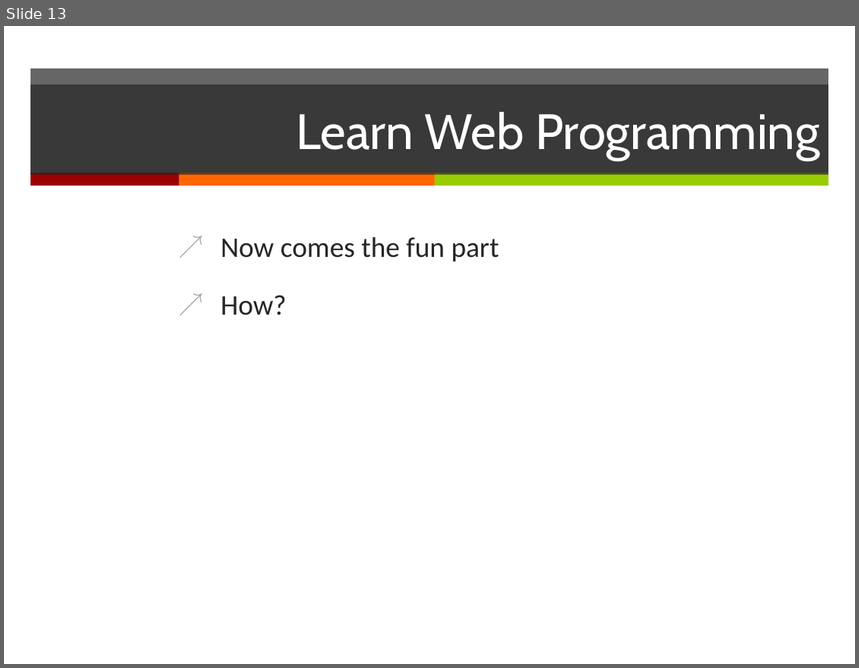
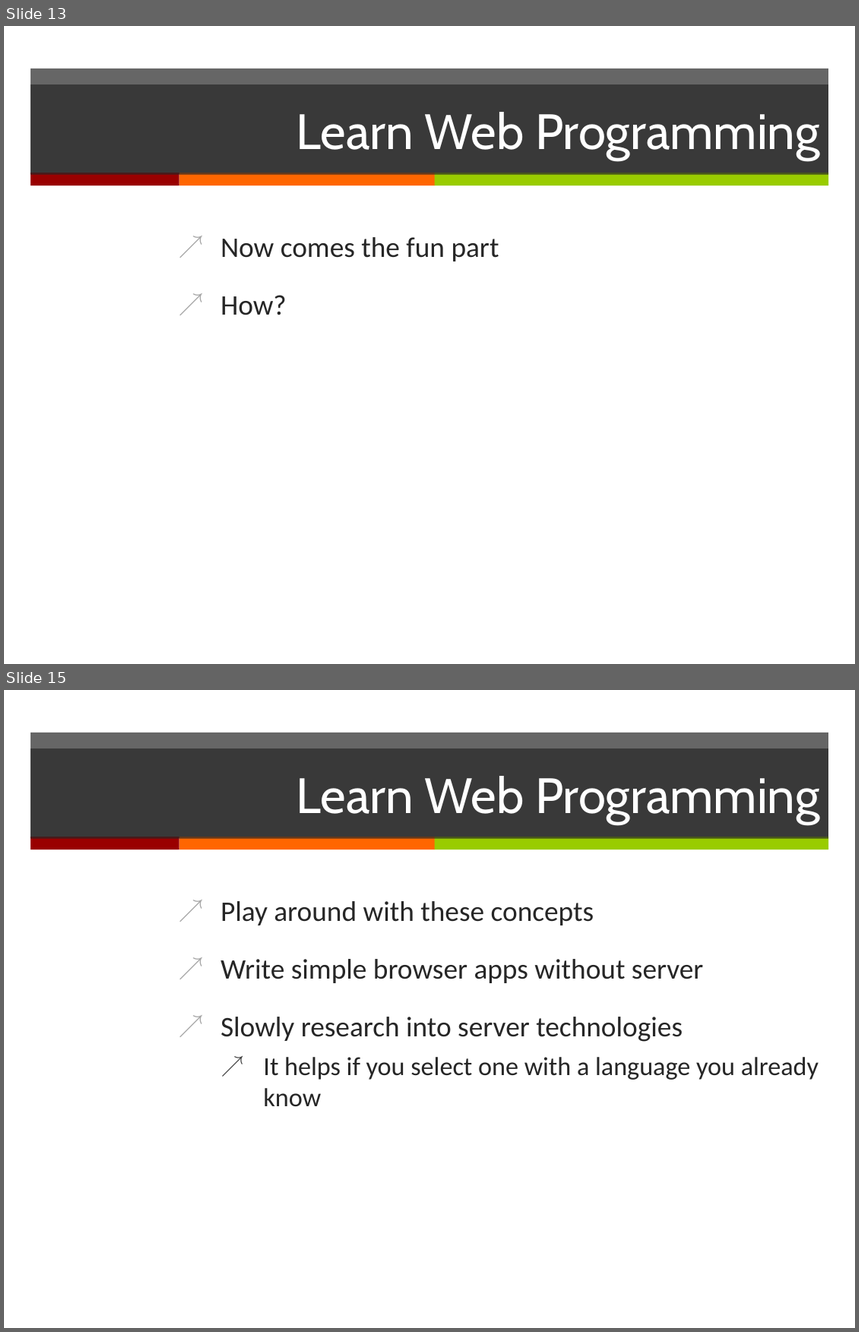
Before and after one commit to erkinun/slides, a slide deck: learn.pptx. Shown one above the other, each under a label of ours: slide 13 before the commit, slides 13 and 15 after it; the slides between them are not shown. The pictures are 859x668 and 859x1332 pixels, drawn with LibreOffice and Linux fonts; fonts in the diff are those of the drawing. Boxes give left, top, right and bottom in pixels: in the first picture for what was removed or moved away, otherwise in the second. Text is boxed around its words. In the diff, an @@ line names an element or a change of style, - is before the commit and + after.

```diff
--- a/learn.pptx
+++ b/learn.pptx
@@ slide 15 added at bbox=[4, 690, 855, 1328], background #FFFFFF; not listed: 4 template elements that a slide beside it also shows @@
@@ title added at bbox=[31, 749, 829, 839], fill #262626 at 70% opacity, 42 pt, text #FFFFFF @@
+Learn Web Programming
@@ text added at bbox=[221, 901, 819, 1107], 24 pt, text #262626 @@
+↗ Play around with these concepts
+↗ Write simple browser apps without server
+↗ Slowly research into server technologies
+  ↗ It helps if you select one with a language you already know
```
Also in this commit, not shown: 3 slides changed, 4 other slides added.
